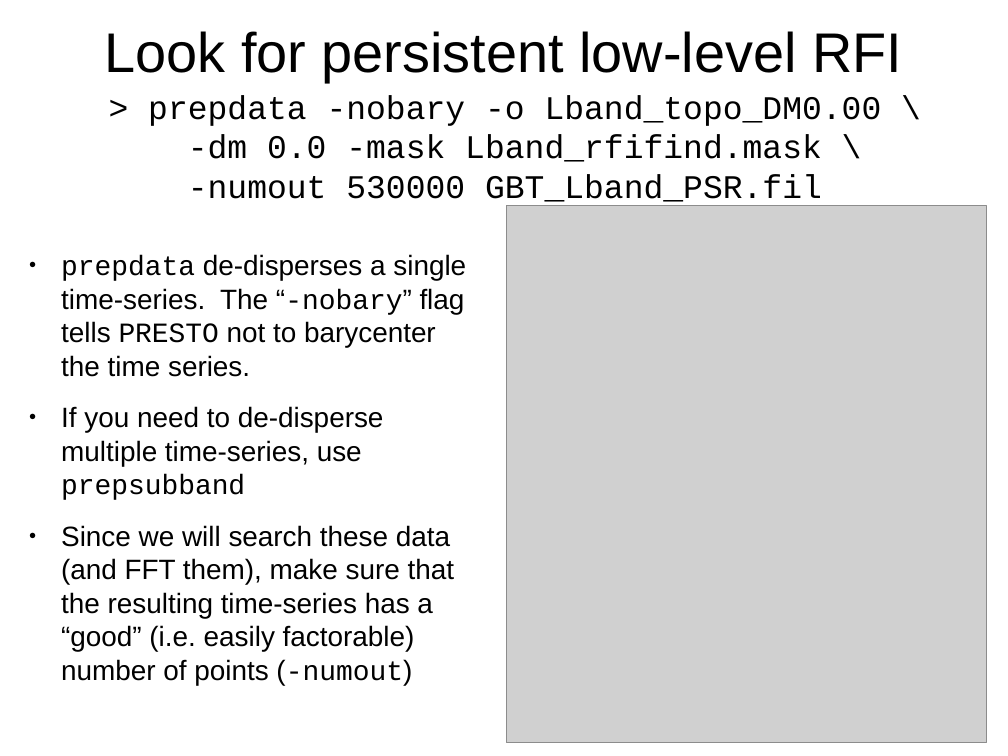
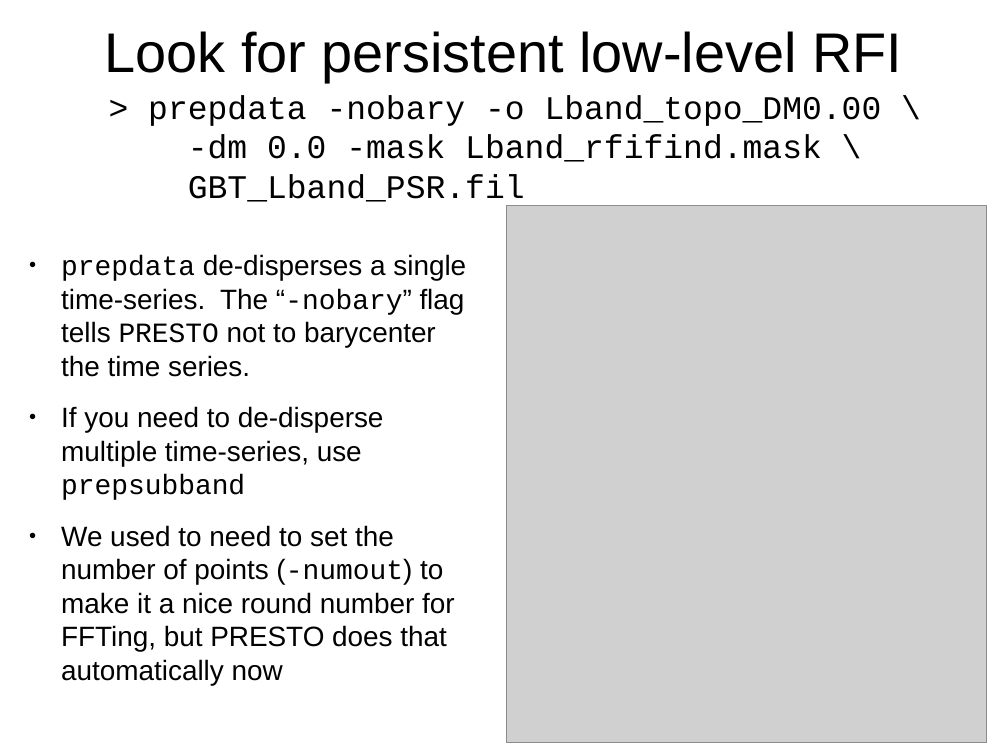
Before and after one commit to scottransom/presto, a slide deck: slide 10 of docs/PRESTO_search_tutorial.odp. Drawn at 1008x756 pixels with LibreOffice and Linux fonts; fonts in the diff are those of the drawing; grey boxes stand for pictures. Boxes give left, top, right and bottom in pixels: in the first picture for what was removed or moved away, otherwise in the second. Text is boxed around its words. In the diff, an @@ line names an element or a change of style, - is before the commit and + after.

```diff
--- a/docs/PRESTO_search_tutorial.odp
+++ b/docs/PRESTO_search_tutorial.odp
@@ text at [188,134,822,207]: text changed @@
--dm 0.0 -mask Lband_rfifind.mask \ -numout 530000 GBT_Lband_PSR.fil
+-dm 0.0 -mask Lband_rfifind.mask \ GBT_Lband_PSR.fil
@@ text at [61,525,455,685]: text changed @@
-● Since we will search these data (and FFT them), make sure that the resulting time-series has a “good” (i.e. easily factorable) number of points (-numout)
+● We used to need to set the number of points (-numout) to make it a nice round number for FFTing, but PRESTO does that automatically now
```
Also in this commit, not shown: 7 other slides changed, 1 other file.
